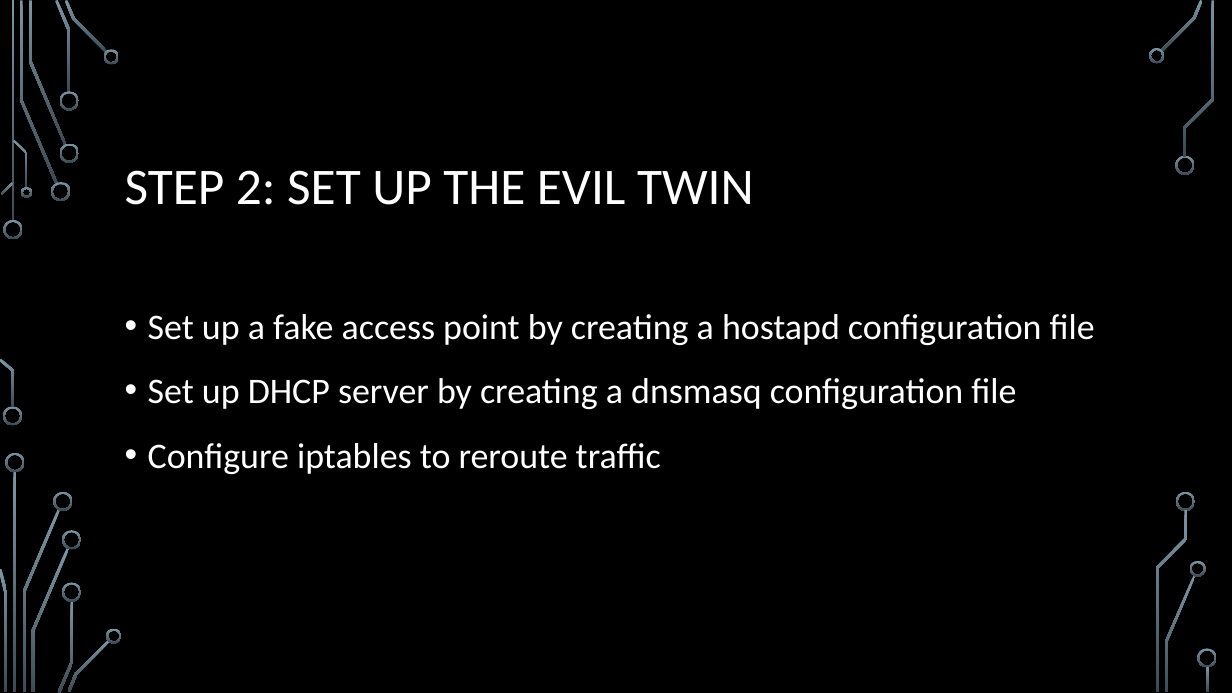
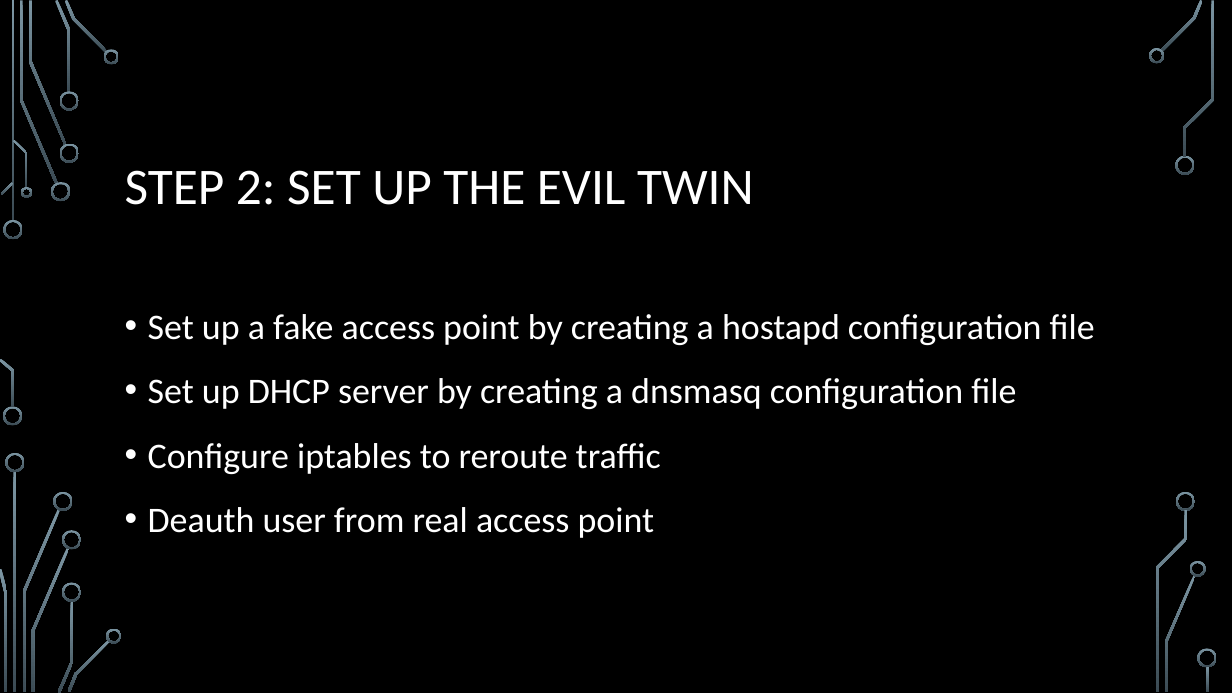
Before and after one commit to jessethd/EthicalHackingFinal, a slide deck: slide 7 of Presentation.pptx. Drawn at 1232x693 pixels with LibreOffice and Linux fonts; fonts in the diff are those of the drawing; background and template pictures are left out. Boxes give left, top, right and bottom in pixels: in the first picture for what was removed or moved away, otherwise in the second. Text is boxed around its words. In the diff, an @@ line names an element or a change of style, - is before the commit and + after.

```diff
--- a/Presentation.pptx
+++ b/Presentation.pptx
@@ text at [148, 507, 654, 538]: paragraph added @@
+• Deauth user from real access point
```
Also in this commit, not shown: 1 other slide changed, 1 other file.
